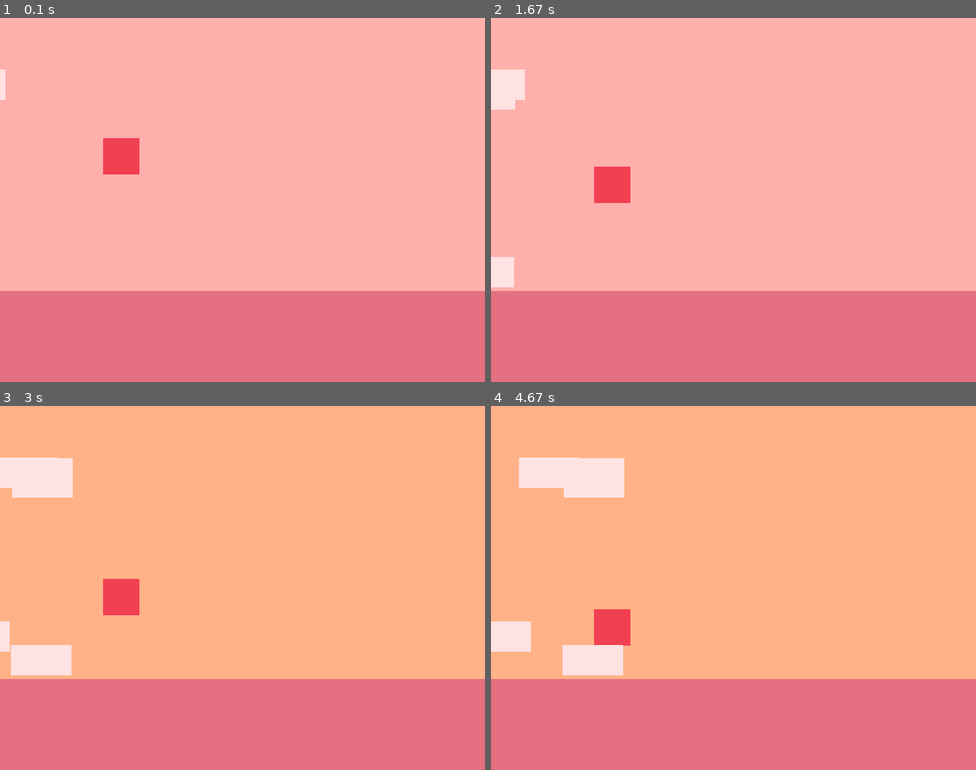
Above: before the commit, frames 1-4 (two rows, left to right).
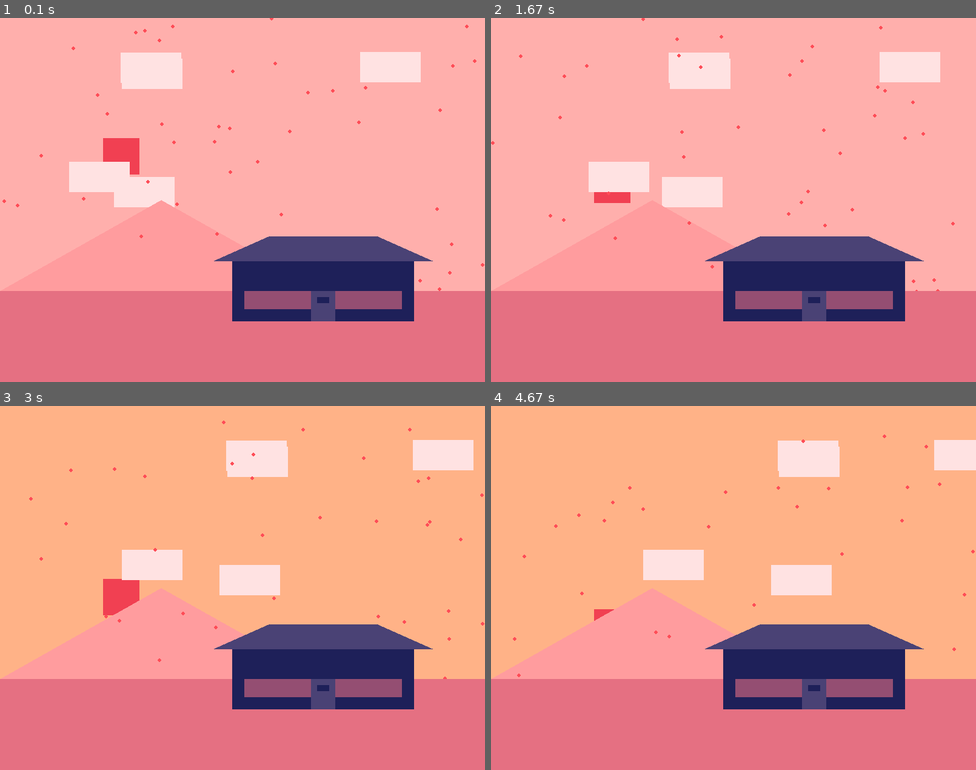
Above: after the commit, the same moments.

Repository: evzhang25/ics-2o
Game: pygame game, started from projects/landscape.py
Same seed, same stepped clock (60 frames per second), same inputs: the game is played once before the commit and once after it.
Inputs:
- Up to frame 1 (0.1 s): no input
- Up to frame 2 (1.67 s): no input
- Up to frame 3 (3 s): no input
- Up to frame 4 (4.67 s): no input

The runs differ from the first frame. In frame 1, 13% of the frame differs, in the area x 0-100%, y 0-84%; in frame 2, 14%; in frame 3, 16%; in frame 4, 17%, in the area x 0-100%, y 7-84%.

Commit message:
added cabin and particle affect

Diff:
--- a/projects/landscape.py
+++ b/projects/landscape.py
@@ -1,6 +1,7 @@
 import pygame
 from pygame.locals import K_ESCAPE, KEYDOWN, QUIT
 import random
+import math
 
 pygame.init()
 
@@ -20,28 +21,36 @@
 
 day = ("#ffafac")
 dawn = ("#ffb287")
-dusk = ("#ff8037")
+dusk = ("#5d3c70")
 night = ("#3c4370")
 
+mountain = ("#ff9c9e")
+snowcap = ("#ffded5")
+
 ground = ("#e57082")
+blossom = ("#fe4d57")
+
+wood = ("#4a4275")
+dark_wood = ("#1e2059")
+light_wood = ("#944e72")
 # ---------------------------
 
-
+# CLASSES
 class Cloud(pygame.sprite.Sprite):
     def __init__(self):
         super().__init__()
         self.image = pygame.Surface((100, 50))
         self.image.fill(cloud_color)
         self.rect = self.image.get_rect()
-        self.rect.x = random.randrange(-200, -50)
-        self.rect.y = random.randrange(0, HEIGHT / 2)
+        self.rect.x = random.randrange(-50, WIDTH + 50)
+        self.rect.y = random.randrange(0, HEIGHT / 3)
         self.speed = random.randrange(1, 3)
 
     def update(self):
         self.rect.x += self.speed
-        if self.rect.right > WIDTH:
+        if self.rect.left > WIDTH:
             self.rect.x = random.randrange(-200, -50)
-            self.rect.y = random.randrange(0, HEIGHT / 2)
+            self.rect.y = random.randrange(0, HEIGHT / 3)
 
 
 class Sun(pygame.sprite.Sprite):
@@ -77,15 +86,41 @@
         elif self.rect.bottom >= HEIGHT:
             self.speed = -1
 
+class Petal:
+    def __init__(self, x, y, speed, angle):
+        self.x = x
+        self.y = y
+        self.speed = speed
+        self.angle = angle
+
+    def update(self):
+        self.x += self.speed * math.cos(math.radians(self.angle))
+        self.y += self.speed * math.sin(math.radians(self.angle))
+
+        # wrap the petals around the screen
+        if self.x < 0:
+            self.x = WIDTH
+        elif self.x > WIDTH:
+            self.x = 0
+        if self.y > HEIGHT:
+            self.y = random.randint(-50, 0)
+
+    def draw(self):
+        pygame.draw.circle(screen, blossom, (int(self.x), int(self.y)), 3)
+
+# SETUP
+# Clouds
 clouds = pygame.sprite.Group()
 for i in range(5):
     cloud = Cloud()
     clouds.add(cloud)
 
+# Sun
 sun = Sun()
 sun_group = pygame.sprite.Group()
 sun_group.add(sun)
 
+# Moon
 moon = Moon()
 moon_group = pygame.sprite.Group()
 moon_group.add(moon)
@@ -93,6 +128,36 @@
 sky_color = night
 is_day = False
 is_dawn = False
+
+# Mountains
+center_x = WIDTH / 2
+center_y = SCREEN_HEIGHT * 0.8
+radius = 400
+
+start_angle = -math.pi / 2
+end_angle = math.pi / 2
+angle_range = end_angle - start_angle
+
+curve_surface = pygame.Surface((WIDTH, HEIGHT), pygame.SRCALPHA)
+
+mountain_range_surface = pygame.Surface((WIDTH, HEIGHT), pygame.SRCALPHA)
+mountain_range_surface.blit(curve_surface, (0, 0), special_flags=pygame.BLEND_RGBA_MULT)
+
+# Petals
+petals = []
+for i in range(50):
+    x = random.randint(0, WIDTH)
+    y = random.randint(-50, HEIGHT//2)
+    speed = random.randint(1, 5)
+    angle = random.randint(0, 45)
+    petal = Petal(x, y, speed, angle)
+    petals.append(petal)
+
+# Cabin
+cabin_width = 300
+cabin_height = 100
+cabin_x = 2 * WIDTH / 3 - cabin_width / 2
+cabin_y = HEIGHT / 2 - cabin_height / 2
 
 running = True
 while running:
@@ -142,9 +207,19 @@
         moon_group.draw(screen)
 
     clouds.draw(screen)
+    pygame.draw.polygon(mountain_range_surface, mountain, [(0, HEIGHT / 2), (WIDTH / 3, HEIGHT / 3), (2 * WIDTH / 3, HEIGHT / 2), (WIDTH, HEIGHT / 2), (WIDTH, HEIGHT), (0, HEIGHT)])
+    screen.blit(mountain_range_surface, (0, 0))
 
     # Foreground (the tower and gate and ground)
+    for petal in petals:
+        petal.update()
+        petal.draw()
     screen.fill(ground, (0, HEIGHT // 2, WIDTH, HEIGHT))
+    pygame.draw.rect(screen, dark_wood, (cabin_x, cabin_y, cabin_width, cabin_height))
+    pygame.draw.polygon(screen, wood, [(cabin_x - 30, cabin_y), (cabin_x + cabin_width / 5, cabin_y - 40), (cabin_x + 4 * cabin_width / 5, cabin_y - 40), (cabin_x + cabin_width + 30, cabin_y)])
+    pygame.draw.rect(screen, light_wood, (cabin_x + 20, cabin_y + 50, cabin_width - 40, cabin_height - 70))
+    pygame.draw.rect(screen, wood, (cabin_x + cabin_width / 2 - 20, cabin_y + cabin_height - 50, 40, 50))
+    pygame.draw.rect(screen, dark_wood, (cabin_x + cabin_width / 2 - 10, cabin_y + cabin_height - 40, 20, 10))
 
     # Must be the last two lines
     # of the game loop
